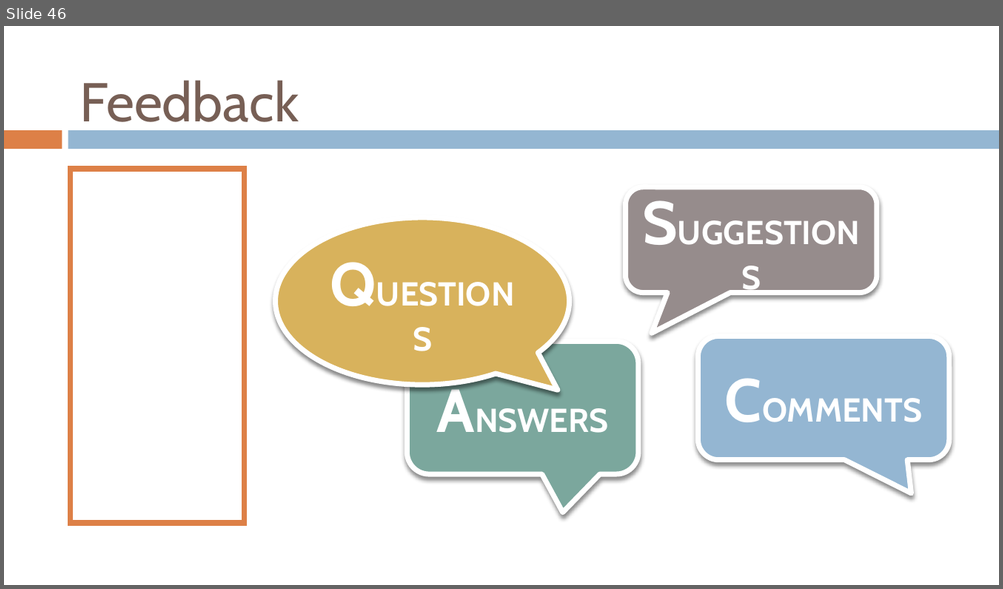
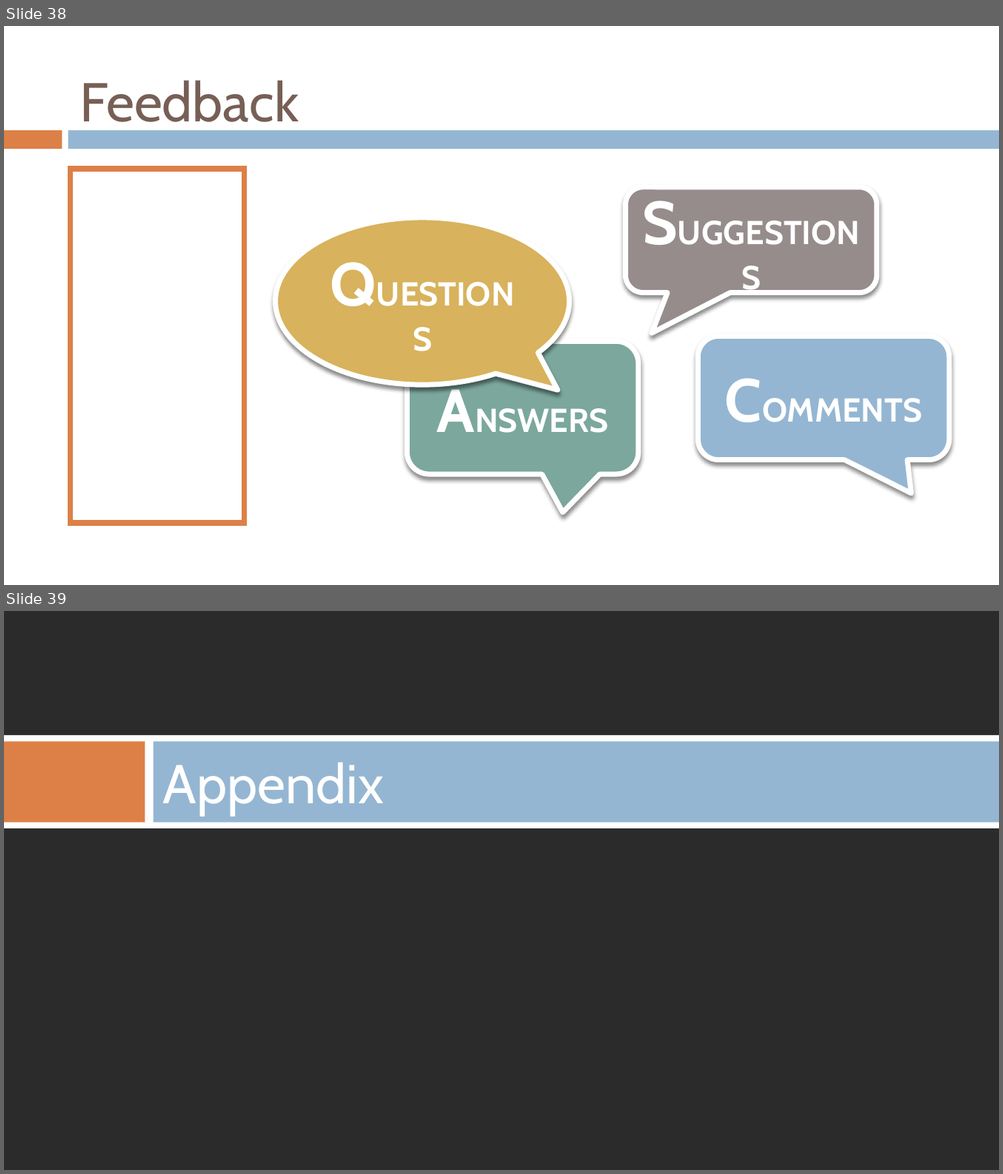
Before and after one commit to gvaccaro21/CS633---Term-Project, a slide deck: Final Presenation/CS_633_Zac3_term_project_report_FINAL_draft.pptx. Shown one above the other, each under a label of ours: slide 46 before the commit, slides 38 and 39 after it. The pictures are 1003x589 and 1003x1174 pixels, drawn with LibreOffice and Linux fonts; fonts in the diff are those of the drawing; background and template pictures are left out; a plain dark background stands for a picture behind light text. Boxes give left, top, right and bottom in pixels: in the first picture for what was removed or moved away, otherwise in the second. Text is boxed around its words. In the diff, an @@ line names an element or a change of style, - is before the commit and + after.

```diff
--- a/Final Presenation/CS_633_Zac3_term_project_report_FINAL_draft.pptx
+++ b/Final Presenation/CS_633_Zac3_term_project_report_FINAL_draft.pptx
@@ slide 39 added at bbox=[4, 611, 999, 1170], background picture (left out) @@
@@ rectangle added at bbox=[4, 735, 999, 829], fill #FFFFFF @@
@@ rectangle added at bbox=[4, 741, 145, 822], fill #DD8047 @@
@@ rectangle added at bbox=[153, 741, 999, 822], fill #94B6D2 @@
@@ title added at bbox=[163, 762, 384, 815], 39.6 pt, text #FFFFFF @@
+Appendix
@@ what was slide 46 is now slide 38 @@
```
Also in this commit, not shown: 28 slides changed, 2 other slides added.
